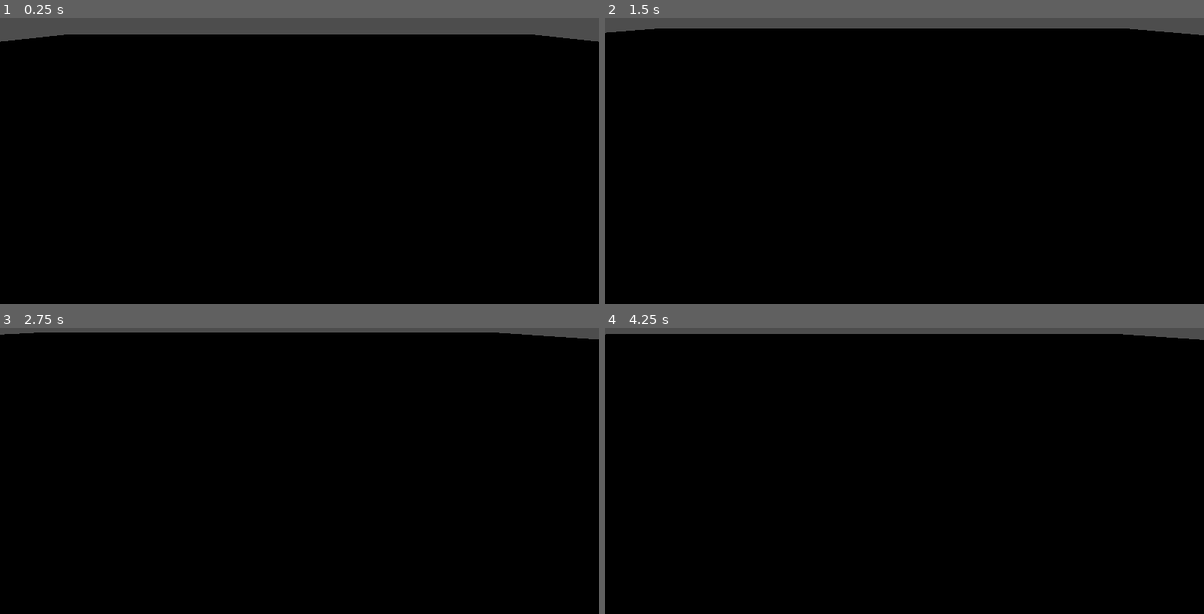
Above: before the commit, frames 1-4 (two rows, left to right).
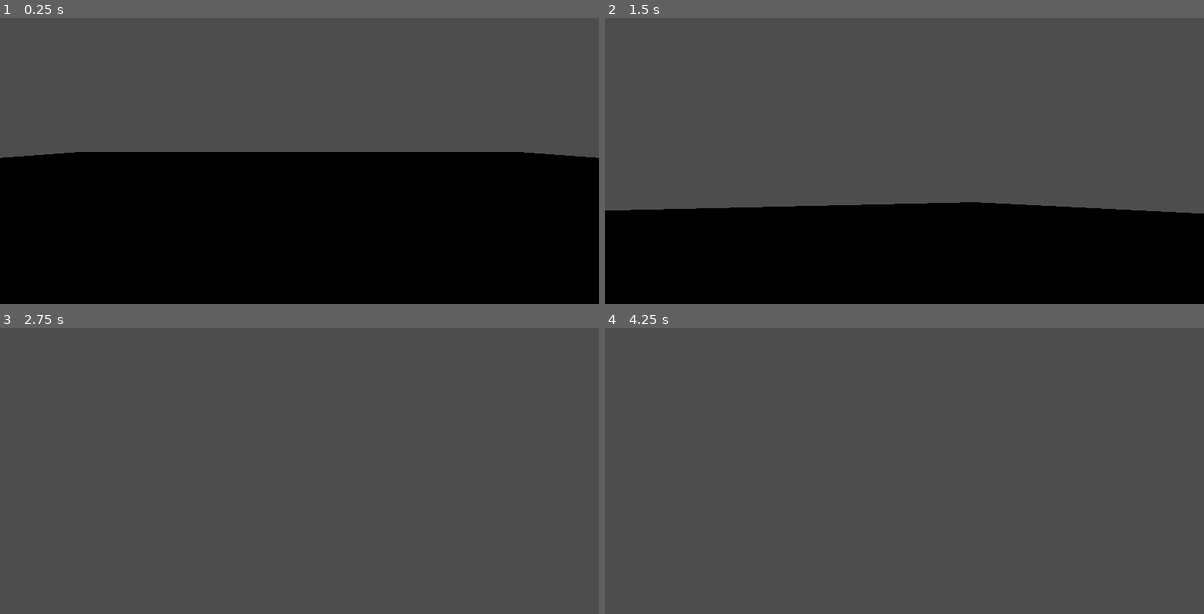
Above: after the commit, the same moments.

Repository: Groblockia/JMGJ
Game: Godot game, scene res://Levels/test_world.tscn
The game is run twice, just before and just after one commit, with the same random seed, the same clock (stepped at 60 frames per second) and the same inputs. The engine's default icon, where the game draws it, is replaced by a stand-in: a white triangle on a blue panel in a dark square.
Inputs (mouse positions are in pixels of both pictures, inside the frame that each line leads up to):
- Up to frame 1 (0.25 s): no input
- Up to frame 2 (1.5 s): move the mouse to (1036, 118) at 0.52 s; hold D (right) 0.53-1.28 s; tap Tab (mouse_toggle) at 0.6, 1.35 s; tap Space (jump) at 0.77 s; move the mouse to (784, 152) at 1.27 s; hold S (backward) from 1.28 s (still down)
- Up to frame 3 (2.75 s): tap Space (jump) at 1.52 s; move the mouse to (359, 370) at 2.02 s; release S (backward) at 2.03 s; hold D (right) from 2.03 s (still down); tap Tab (mouse_toggle) at 2.1 s
- Up to frame 4 (4.25 s): move the mouse to (874, 513) at 2.77 s; release D (right) at 2.78 s; hold W (forward) 2.78-3.53 s; tap Tab (mouse_toggle) at 2.85, 3.6 s; tap Space (jump) at 3.02, 3.77 s; move the mouse to (1084, 496) at 3.52 s; hold A (left) from 3.53 s (still down)

The runs differ from the first frame. In frame 1, 41% of the frame differs, in the area x 0-100%, y 5-49%; in frame 2, 62%; in frame 3, 98%, in the area x 0-100%, y 1-100%; in frame 4, 98%.

Commit message:
camera working

Diff:
--- a/fruitjam/Player/player.tscn
+++ b/fruitjam/Player/player.tscn
@@ -1,11 +1,14 @@
-[gd_scene load_steps=5 format=3 uid="uid://bd8jb354qchfq"]
+[gd_scene load_steps=6 format=3 uid="uid://bd8jb354qchfq"]
 
 [ext_resource type="Script" uid="uid://ltchefmnw5hs" path="res://Player/scripts/player.gd" id="1_l8h54"]
-[ext_resource type="Script" uid="uid://b7bl3nakjw140" path="res://Player/scripts/camera_3d.gd" id="2_4ntmi"]
+[ext_resource type="Script" uid="uid://b7bl3nakjw140" path="res://Player/scripts/camera_script.gd" id="2_4ntmi"]
 
 [sub_resource type="CapsuleShape3D" id="CapsuleShape3D_hvfyp"]
 
 [sub_resource type="CapsuleMesh" id="CapsuleMesh_l8h54"]
+
+[sub_resource type="BoxMesh" id="BoxMesh_4ntmi"]
+size = Vector3(0.5, 0.5, 0.5)
 
 [node name="Player" type="CharacterBody3D"]
 script = ExtResource("1_l8h54")
@@ -16,6 +19,13 @@
 [node name="MeshInstance3D" type="MeshInstance3D" parent="."]
 mesh = SubResource("CapsuleMesh_l8h54")
 
-[node name="Camera3D" type="Camera3D" parent="."]
-transform = Transform3D(1, 0, 0, 0, 0.866025, 0.5, 0, -0.5, 0.866025, 0, 1.5, 2)
+[node name="camera_pivot" type="Node3D" parent="."]
+transform = Transform3D(1, 0, 0, 0, 1, 0, 0, 0, 1, 0, 0.5, 0)
 script = ExtResource("2_4ntmi")
+
+[node name="Camera3D" type="Camera3D" parent="camera_pivot"]
+transform = Transform3D(1, 0, 0, 0, 1, 2.08616e-07, 0, -2.08616e-07, 1, 0, 0, 0)
+
+[node name="MeshInstance3D2" type="MeshInstance3D" parent="."]
+transform = Transform3D(1, 0, 0, 0, 1, 0, 0, 0, 1, 0, 0, -1)
+mesh = SubResource("BoxMesh_4ntmi")
--- a/fruitjam/Player/scripts/camera_3d.gd
+++ /dev/null
@@ -1 +0,0 @@
-extends Camera3D
--- /dev/null
+++ b/fruitjam/Player/scripts/camera_script.gd
@@ -0,0 +1,24 @@
+extends Node3D
+
+@export_group("camera variables")
+@export var XAxisSensibility : float = .008
+@export var YAxisSensibility : float = .008
+@export var maxUpAngleView : float = -85.0
+@export var maxDownAngleView : float = 85.0
+
+@onready var camera : Camera3D = $Camera3D
+@onready var player : Player = $".."
+
+@export_group("input variables")
+var mouseInput : Vector2
+@export var mouseInputSpeed : float
+
+func _unhandled_input(event: InputEvent) -> void:
+	if event is InputEventMouseMotion && Input.mouse_mode == Input.MOUSE_MODE_CAPTURED:
+		player.rotate_y(-event.relative.x * XAxisSensibility)
+		camera.rotate_x(-event.relative.y * YAxisSensibility)
+		camera.rotation.x = clamp(camera.rotation.x, deg_to_rad(maxUpAngleView), deg_to_rad(maxDownAngleView))
+		#player.rotation.y = rotation.y
+
+func _ready() -> void:
+	pass
--- a/fruitjam/Player/scripts/player.gd
+++ b/fruitjam/Player/scripts/player.gd
@@ -1,4 +1,6 @@
 extends CharacterBody3D
+
+class_name Player
 
 var state_machine: StateMachine
 var gravity = 9.8
@@ -22,9 +24,16 @@
 	state_machine.add_state("fall", FallState.new())
 
 	state_machine.set_initial_state("idle")
+	Input.set_mouse_mode(Input.MOUSE_MODE_CAPTURED)
 
 func _process(delta: float) -> void:
 	state_machine.update(delta)
+
+	if Input.is_action_just_pressed("mouse_toggle"):
+		if Input.mouse_mode == Input.MOUSE_MODE_CAPTURED:
+			Input.set_mouse_mode(Input.MOUSE_MODE_VISIBLE)
+		else:
+			Input.set_mouse_mode(Input.MOUSE_MODE_CAPTURED)
 
 func _physics_process(delta: float) -> void:
 	state_machine.physics_update(delta)
Renamed: fruitjam/Player/scripts/camera_3d.gd.uid -> fruitjam/Player/scripts/camera_script.gd.uid
